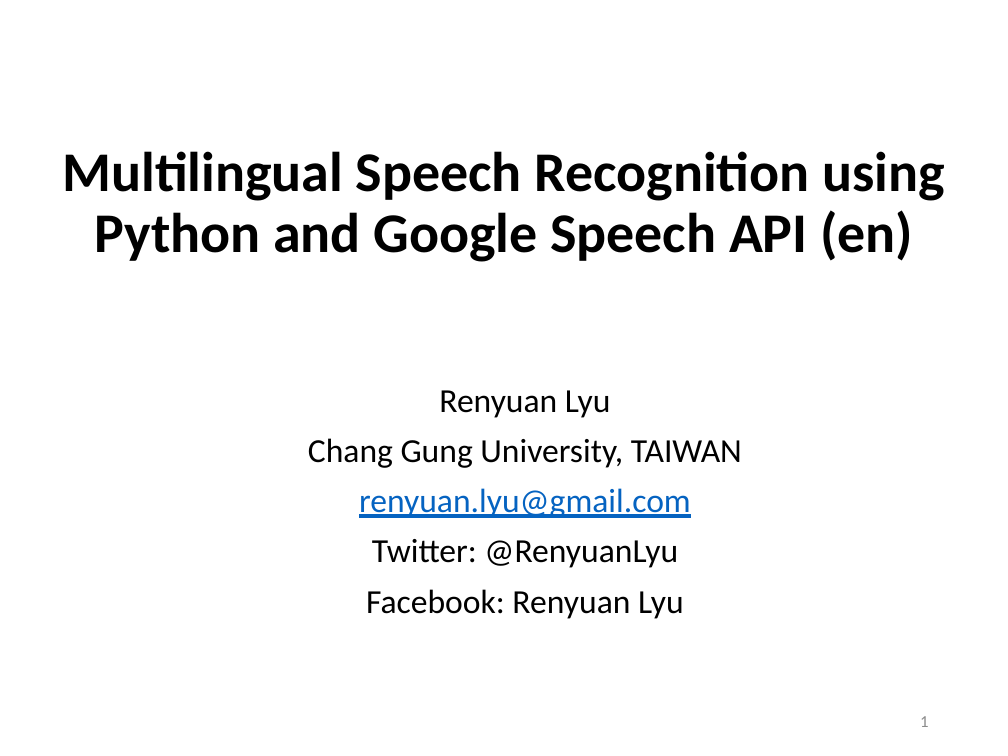
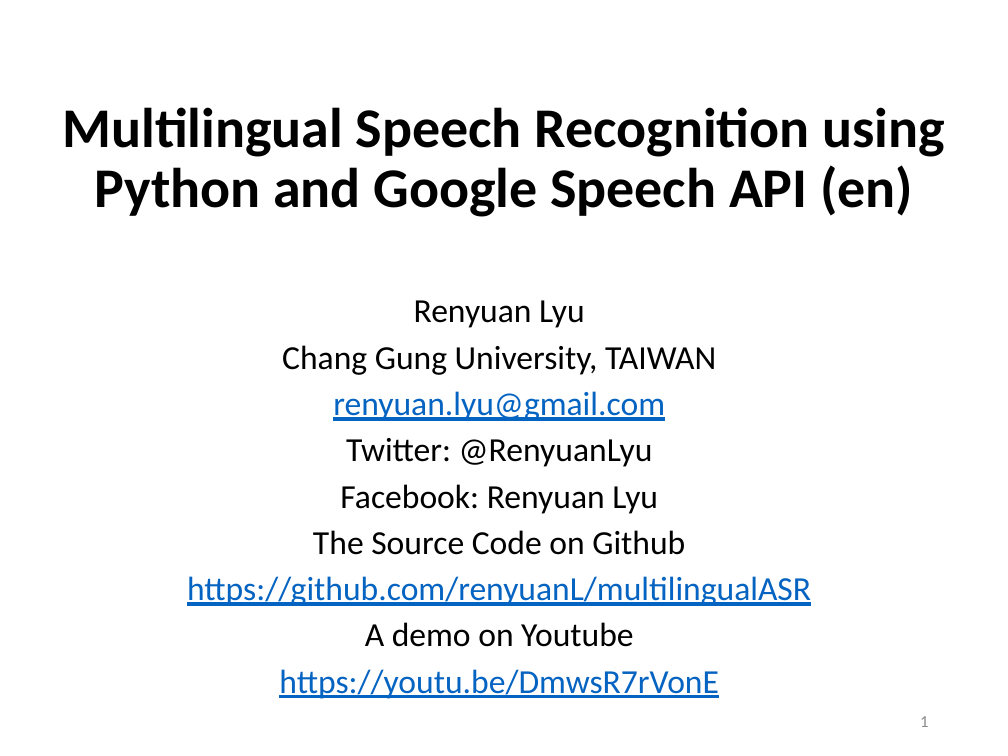
Before and after one commit to renyuanL/multilingualASR, a slide deck: slide 1 of ryMultilingualSongTrans.pptx. Drawn at 1008x756 pixels with LibreOffice and Linux fonts; fonts in the diff are those of the drawing. Boxes give left, top, right and bottom in pixels: in the first picture for what was removed or moved away, otherwise in the second. Text is boxed around its words. In the diff, an @@ line names an element or a change of style, - is before the commit and + after.

```diff
--- a/ryMultilingualSongTrans.pptx
+++ b/ryMultilingualSongTrans.pptx
@@ title "Multilingual Speech Recognition using Python ...": place and size @@
-title "Multilingual Speech Recognition using Python ..." at bbox=[63, 151, 945, 262]
+title "Multilingual Speech Recognition using Python ..." at bbox=[63, 107, 945, 217]
@@ subtitle "Renyuan Lyu": place and size @@
-subtitle "Renyuan Lyu" at bbox=[308, 390, 742, 619]
+subtitle "Renyuan Lyu" at bbox=[187, 300, 811, 699]
@@ subtitle at bbox=[282, 300, 716, 514]: line spacing 0.9 to 0.8 @@
@@ subtitle at bbox=[187, 530, 811, 699]: paragraphs added @@
+The Source Code on Github
+https://github.com/renyuanL/multilingualASR
+A demo on Youtube
+https://youtu.be/DmwsR7rVonE
```
Also in this commit, not shown: 5 other slides changed, 3 slides added, 3 other files.
